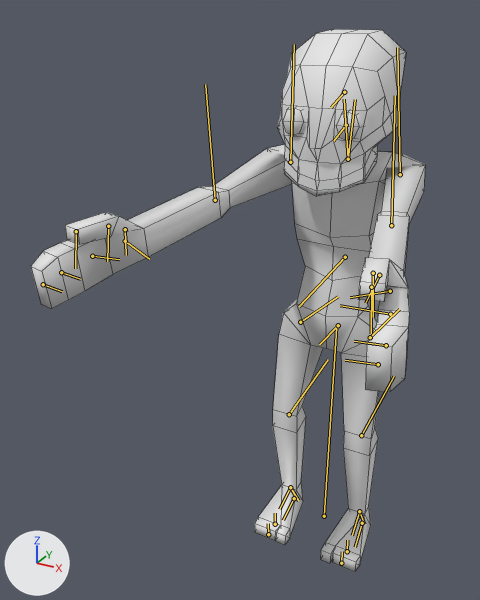
The FBX model TheEvilNauts/Assets/Data/Models/Chars/Enemys/Walking_zombie/walking_zombie_attack.fbx as it was, and as the next commit left it.
The view is the same before and after, from a 50 mm camera at (0.84, -2.24, 2.18) aimed at (-0.19, -0.37, 1.25). Lighting does not change. The marker at lower left points along +X, +Y and +Z. Both versions are drawn at frame 14 of the action 'walking_zombie_metarig|walking_zombie_metarigAction'; the numbers are the values there. The bones that bend it are drawn over the model as lines. Mesh edges are drawn as thin lines.

The first picture shows 'walking_zombie'.
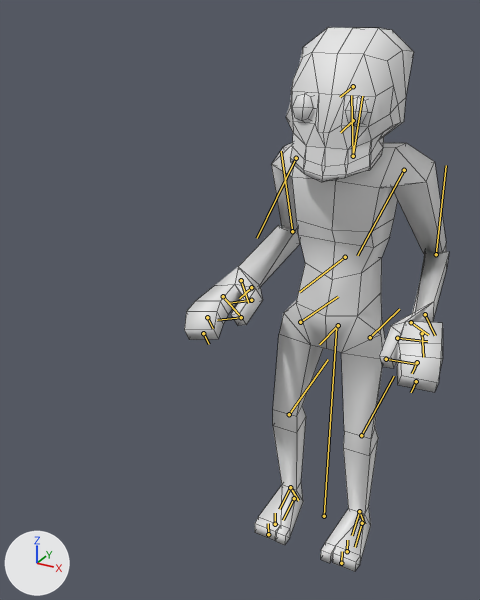
What the commit changed:
Bone 'chest' (bone_chest) turns from (0, 0, 0) to (7, 0, 0) degrees about its own x, y and z.
Bone 'upper_arm.L' (bone_upper_arm_l) turns from (-17, -76, -68) to (-13, -75, 45) degrees about its own x, y and z.
Bone 'forearm.L' (bone_forearm_l) turns from (0, 0, 0) to (-101, -22, -10) degrees about its own x, y and z.
Bone 'hand.L' (bone_hand_l) turns from (0, 0, 0) to (0, 0, 104) degrees about its own x, y and z.
Bone 'f_index.01.L' (bone_f_index_01_l) turns from (0, 0, 0) to (0, -2, -26) degrees about its own x, y and z.
Bone 'upper_arm.R' (bone_upper_arm_r) turns from (-20, 77, 66) to (-14, 77, -47) degrees about its own x, y and z.
Bone 'forearm.R' (bone_forearm_r) turns from (0, 0, 0) to (-99, 19, 9) degrees about its own x, y and z.
Bone 'hand.R' (bone_hand_r) turns from (0, 0, 0) to (0, 0, -73) degrees about its own x, y and z.
Bone 'f_index.01.R' (bone_f_index_01_r) turns from (0, 0, 0) to (-1, -18, -18) degrees about its own x, y and z.

Location of each change, (x1, y1, x2, y2) in pixels of the pictures (480 x 600 px):
'walking_zombie', posed (33% narrower)
    before: (31, 29, 425, 572)
    after: (185, 27, 449, 572)
bone 'chest', root to tip
    before: (345, 257) to (299, 306)
    after: (345, 257) to (299, 292)
bone 'upper_arm.L', root to tip
    before: (400, 174) to (397, 47)
    after: (404, 170) to (357, 255)
bone 'forearm.L', root to tip
    before: (391, 225) to (395, 95)
    after: (436, 254) to (446, 165)
bone 'hand.L', root to tip
    before: (390, 291) to (350, 297)
    after: (425, 314) to (435, 335)
bone 'f_index.01.L', root to tip
    before: (386, 345) to (354, 341)
    after: (417, 362) to (412, 373)
bone 'upper_arm.R', root to tip
    before: (290, 162) to (294, 44)
    after: (296, 158) to (257, 238)
bone 'forearm.R', root to tip
    before: (215, 200) to (205, 84)
    after: (292, 231) to (281, 151)
bone 'hand.R', root to tip
    before: (125, 241) to (149, 259)
    after: (241, 280) to (248, 303)
bone 'f_index.01.R', root to tip
    before: (61, 272) to (80, 279)
    after: (207, 317) to (213, 328)
